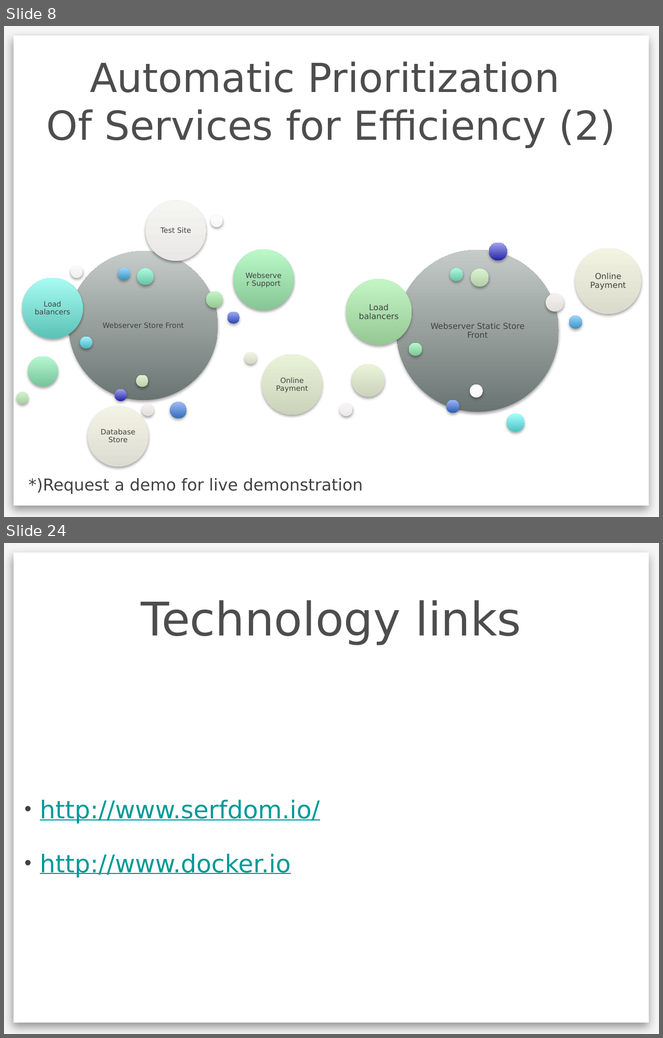
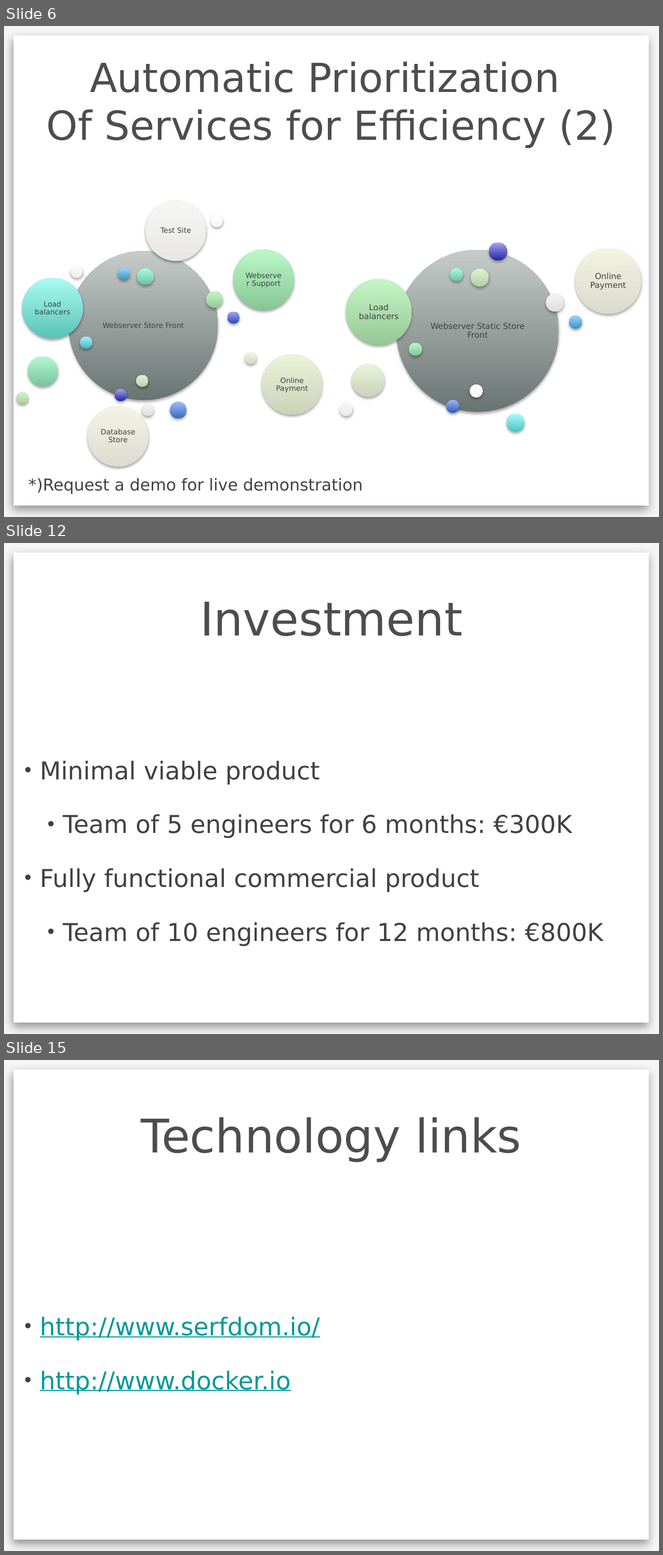
Before and after one commit to pinireznik/antitude, a slide deck: Mitosis-pitch.pptx. Shown one above the other, each under a label of ours: slides 8 and 24 before the commit, slides 6, 12 and 15 after it; the slides between them are not shown. The pictures are 663x1038 and 663x1555 pixels, drawn with LibreOffice and Linux fonts; fonts in the diff are those of the drawing; background and template pictures are left out. Boxes give left, top, right and bottom in pixels: in the first picture for what was removed or moved away, otherwise in the second. Text is boxed around its words. In the diff, an @@ line names an element or a change of style, - is before the commit and + after.

```diff
--- a/Mitosis-pitch.pptx
+++ b/Mitosis-pitch.pptx
@@ slide 12 added at bbox=[4, 543, 659, 1034], background #F5F5F5; not listed: 1 template element that a slide beside it also shows @@
@@ title added at bbox=[200, 602, 463, 637], 51 pt, text #4D4D4D @@
+Investment
@@ text added at bbox=[40, 761, 604, 947], 27 pt, text #414141 @@
+• Minimal viable product
+          • Team of 5 engineers for 6 months: €300K
+• Fully functional commercial product
+          • Team of 10 engineers for 12 months: €800K
@@ what was slide 8 is now slide 6 @@
@@ what was slide 24 is now slide 15 @@
```
Also in this commit, not shown: 4 slides changed, 6 other slides added, 16 slides removed.
